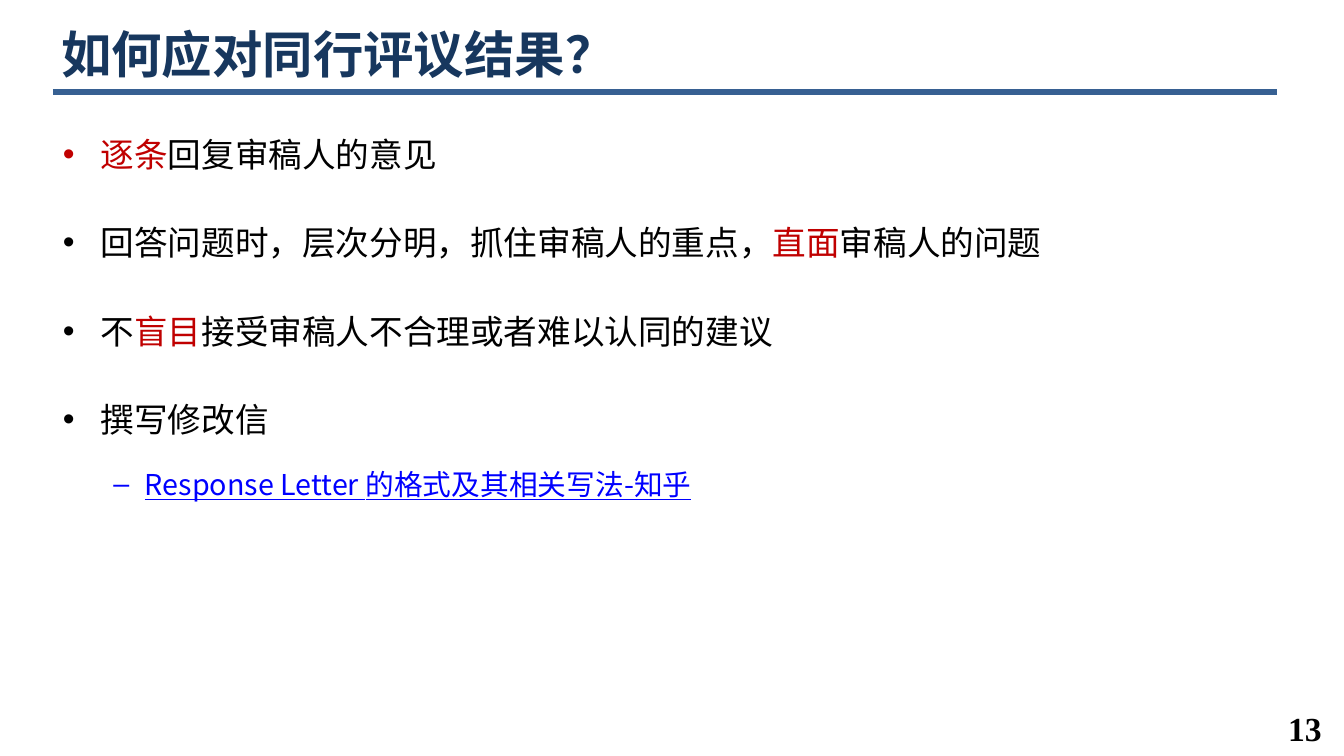
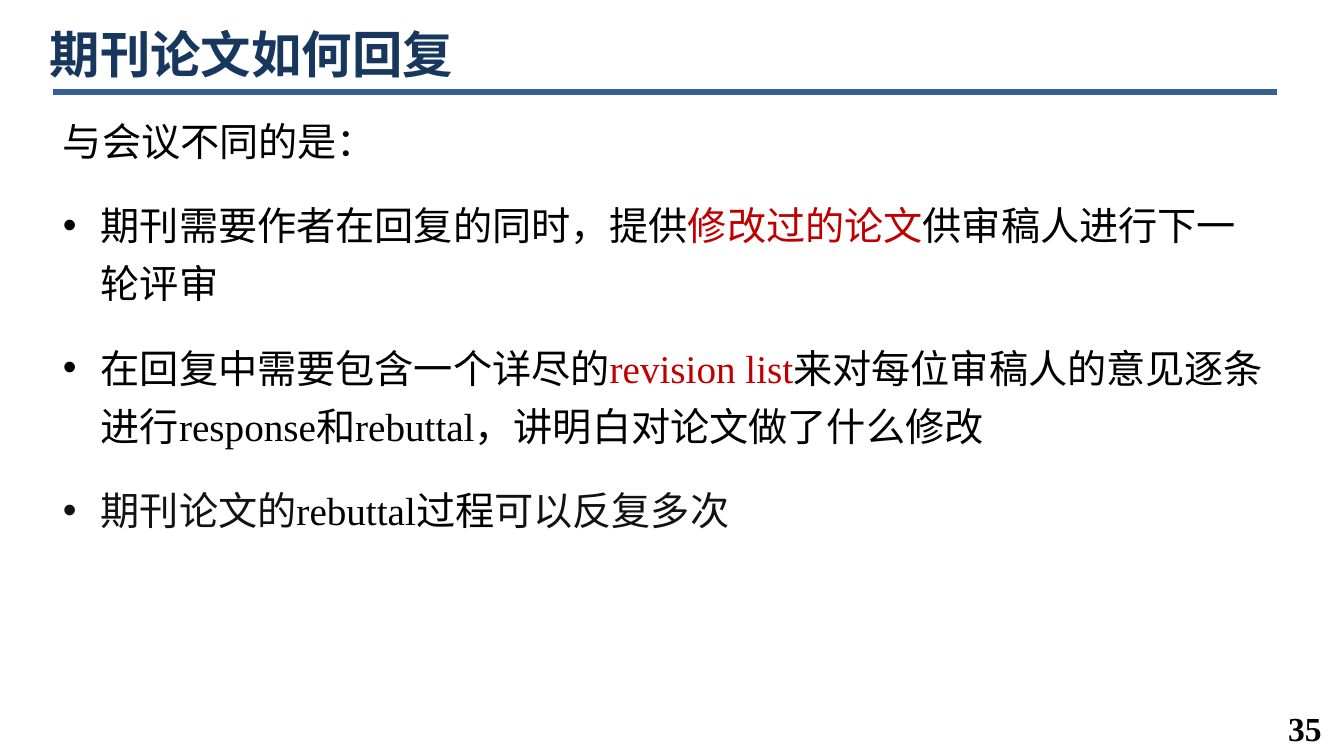
Before and after one commit to minghchen/cs_research_guide, a slide deck: slide 35 of hdu_course_ppt/第5讲. 论文投稿与Rebuttal.pptx (slide 13 before the commit). Drawn at 1344x756 pixels with LibreOffice and Linux fonts; fonts in the diff are those of the drawing; background and template pictures are left out. Boxes give left, top, right and bottom in pixels: in the first picture for what was removed or moved away, otherwise in the second. Text is boxed around its words. In the diff, an @@ line names an element or a change of style, - is before the commit and + after.

```diff
--- a/hdu_course_ppt/第5讲. 论文投稿与Rebuttal.pptx
+++ b/hdu_course_ppt/第5讲. 论文投稿与Rebuttal.pptx
@@ title at (50, 30, 453, 78): text changed @@
-如何应对同行评议结果？
+期刊论文如何回复
@@ text at (63, 123, 1236, 528): text changed; size 23.9 to 28 pt; font Noto Sans CJK SC to Times New Roman @@
-• 逐条回复审稿人的意见
-• 回答问题时，层次分明，抓住审稿人的重点，直面审稿人的问题
-• 不盲目接受审稿人不合理或者难以认同的建议
-• 撰写修改信
-  – Response Letter 的格式及其相关写法-知乎
+与会议不同的是：
+• 期刊需要作者在回复的同时，提供修改过的论文供审稿人进行下一轮评审
+• 在回复中需要包含一个详尽的revision list来对每位审稿人的意见逐条进行response和rebuttal，讲明白对论文做了什么修改
+• 期刊论文的rebuttal过程可以反复多次
@@ page number at (1288, 718, 1322, 742): text changed @@
-13
+35
```
Also in this commit, not shown: 4 other slides changed, 24 slides added, 2 slides removed, 2 other files.
